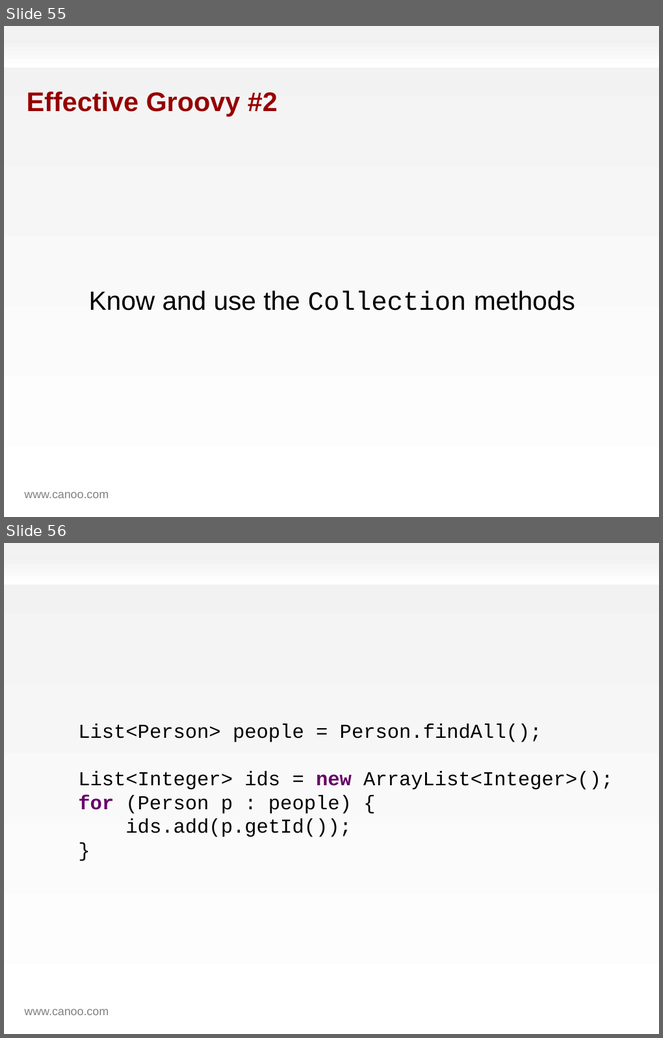
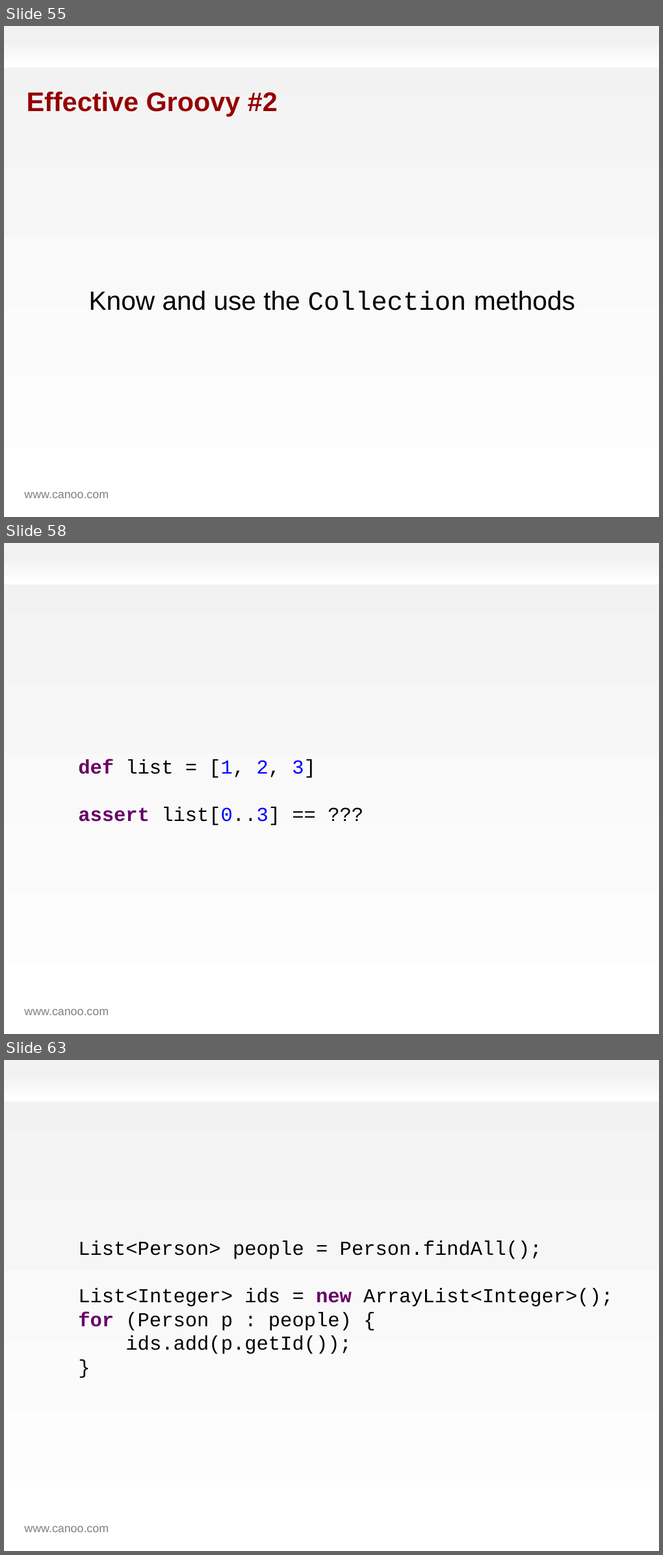
Before and after one commit to HamletDRC/presentations, a slide deck: effectivegroovy/effectivegroovy.odp. Shown one above the other, each under a label of ours: slides 55 and 56 before the commit, slides 55, 58 and 63 after it; the slides between them are not shown. The pictures are 663x1038 and 663x1555 pixels, drawn with LibreOffice and Linux fonts; fonts in the diff are those of the drawing; background and template pictures are left out. Boxes give left, top, right and bottom in pixels: in the first picture for what was removed or moved away, otherwise in the second. Text is boxed around its words. In the diff, an @@ line names an element or a change of style, - is before the commit and + after.

```diff
--- a/effectivegroovy/effectivegroovy.odp
+++ b/effectivegroovy/effectivegroovy.odp
@@ slide 58 added at box(4, 543, 659, 1034), background gradient #F2F2F2 to #FFFFFF; not listed: 2 template elements that a slide beside it also shows @@
@@ text added at box(78, 759, 316, 826), 24 pt, text #000000 @@
+def list = [1, 2, 3]
+assert list[0..3] == ???
@@ what was slide 56 is now slide 63 @@
```
Also in this commit, not shown: 2 slides changed, 16 other slides added, 14 other files.
